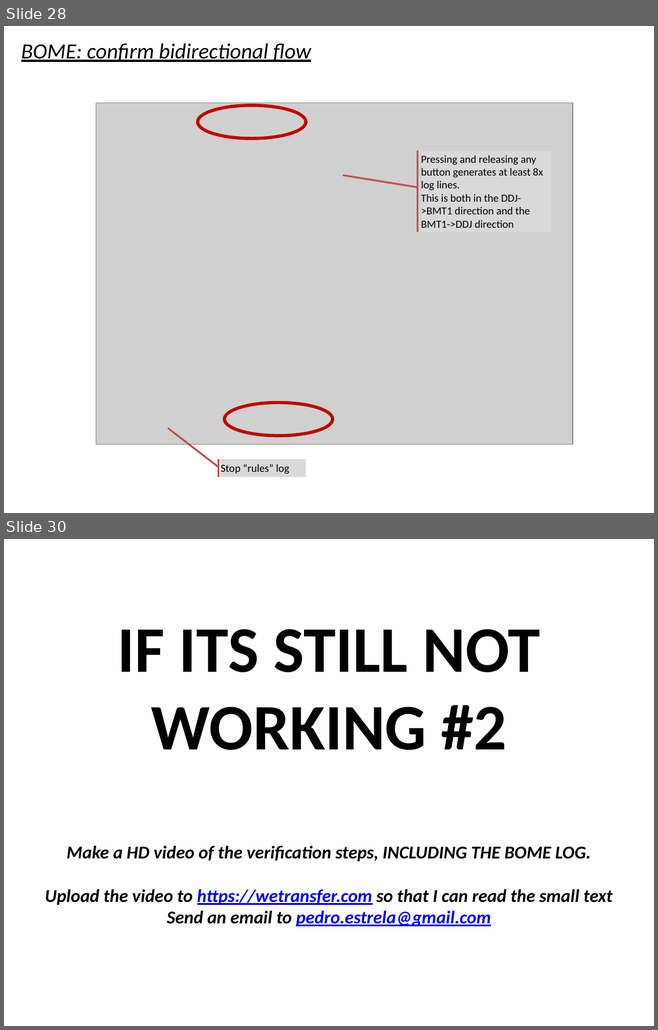
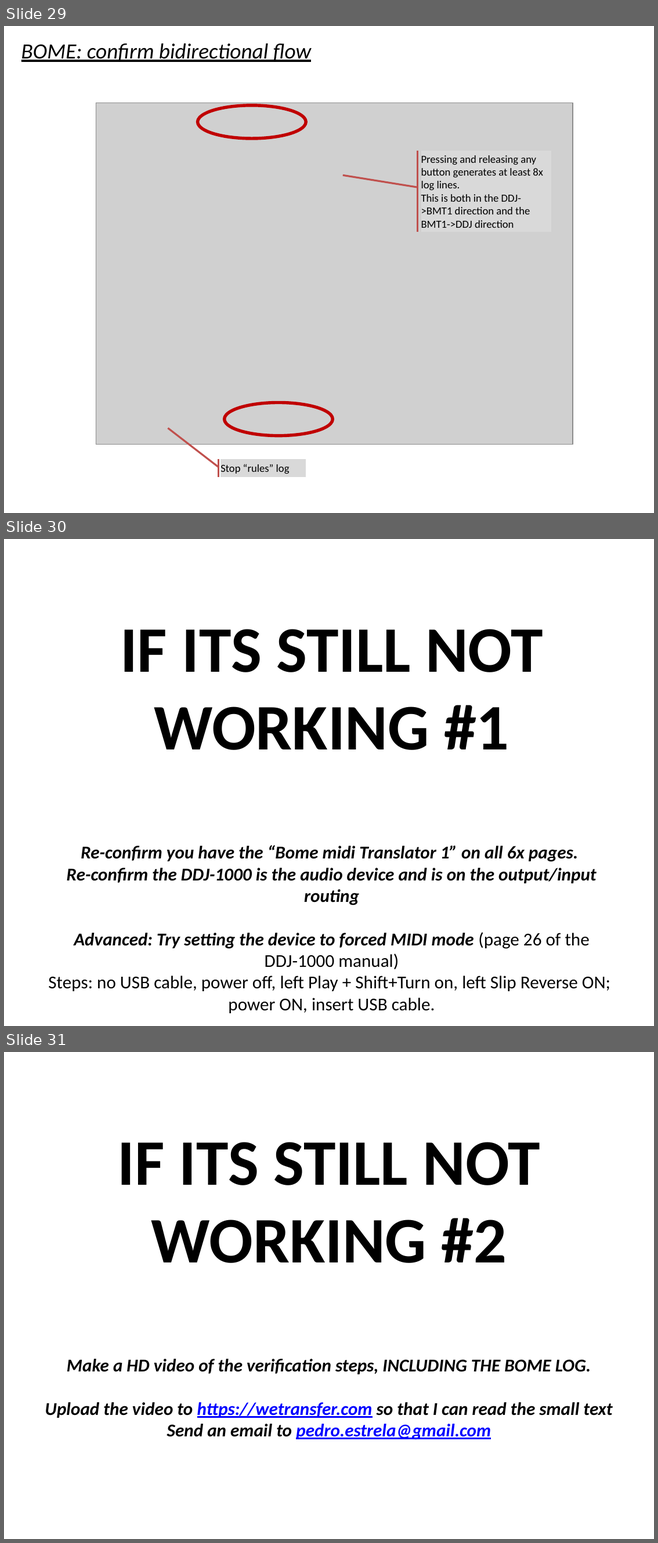
Before and after one commit to pestrela/music, a slide deck: traktor/mapping_ddj_1000/Support files/Source files/DDJ-1000 - Installation Guide.pptx. Shown one above the other, each under a label of ours: slides 28 and 30 before the commit, slides 29, 30 and 31 after it; the slides between them are not shown. The pictures are 658x1030 and 658x1543 pixels, drawn with LibreOffice and Linux fonts; fonts in the diff are those of the drawing; grey boxes stand for pictures. Boxes give left, top, right and bottom in pixels: in the first picture for what was removed or moved away, otherwise in the second. Text is boxed around its words. In the diff, an @@ line names an element or a change of style, - is before the commit and + after.

```diff
--- a/traktor/mapping_ddj_1000/Support files/Source files/DDJ-1000 - Installation Guide.pptx
+++ b/traktor/mapping_ddj_1000/Support files/Source files/DDJ-1000 - Installation Guide.pptx
@@ slide 30 added at box(4, 539, 654, 1026), background #FFFFFF @@
@@ text added at box(48, 629, 610, 991), 20 pt, text #000000, bold, italic @@
+IF ITS STILL NOT WORKING #1
+Re-confirm you have the “Bome midi Translator 1” on all 6x pages.
+Re-confirm the DDJ-1000 is the audio device and is on the output/input routing
+Advanced: Try setting the device to forced MIDI mode (page 26 of the DDJ-1000 manual)
+Steps: no USB cable, power off, left Play + Shift+Turn on, left Slip Reverse ON; power ON, insert USB cable.
@@ what was slide 28 is now slide 29 @@
@@ what was slide 30 is now slide 31 @@
```
Also in this commit, not shown: 9 slides changed, 4 other slides added, 3 slides removed, 26 other files.
